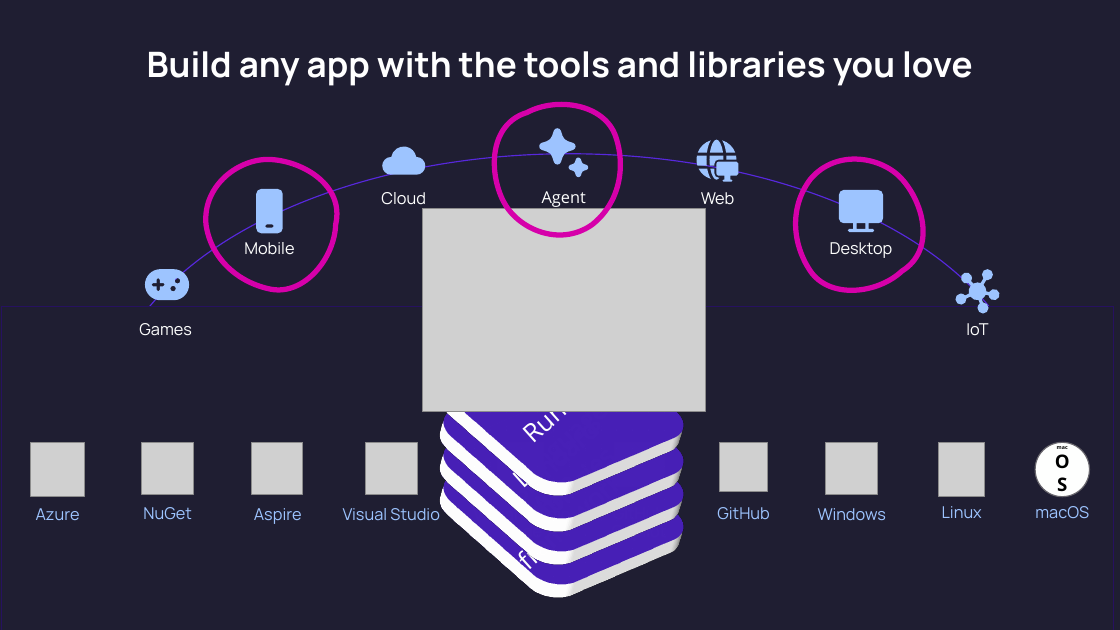
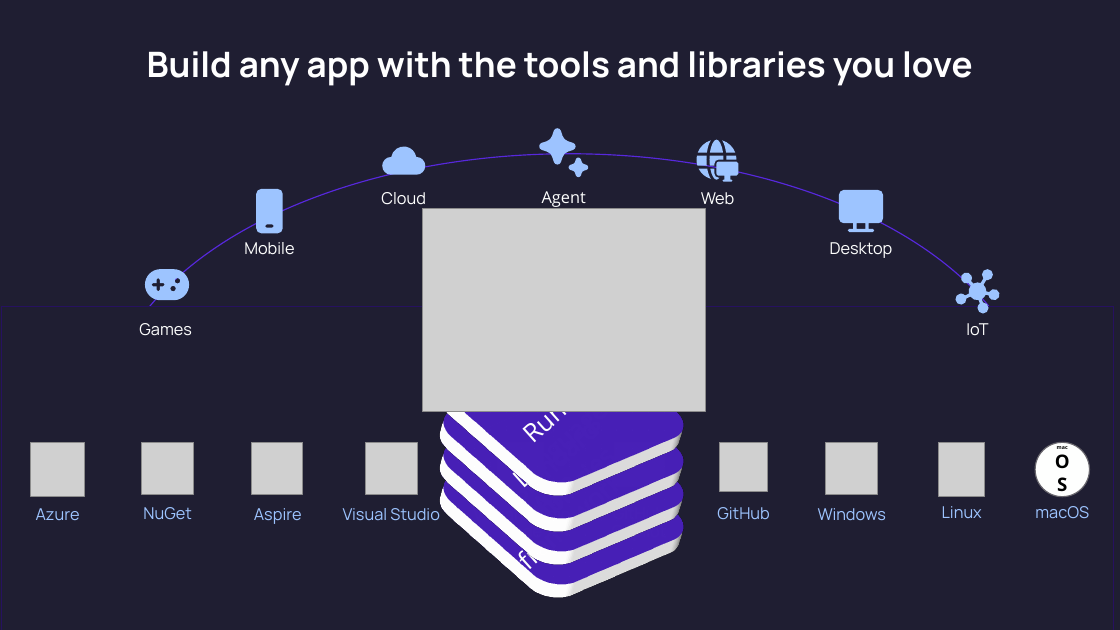
Before and after one commit to mattleibow/dotnetconf2026, a slide deck: slide 2 of slides.pptx. Drawn at 1120x630 pixels with LibreOffice and Linux fonts; fonts in the diff are those of the drawing; grey boxes stand for pictures. Boxes give left, top, right and bottom in pixels: in the first picture for what was removed or moved away, otherwise in the second. Text is boxed around its words. In the diff, an @@ line names an element or a change of style, - is before the commit and + after.

```diff
--- a/slides.pptx
+++ b/slides.pptx
@@ freeform shape removed at <box>471,81,648,257</box> @@
@@ freeform shape removed at <box>765,134,948,317</box> @@
@@ freeform shape removed at <box>206,160,335,289</box> @@
```
Also in this commit, not shown: 5 other slides changed, 2 slides added, 2 slides removed.
